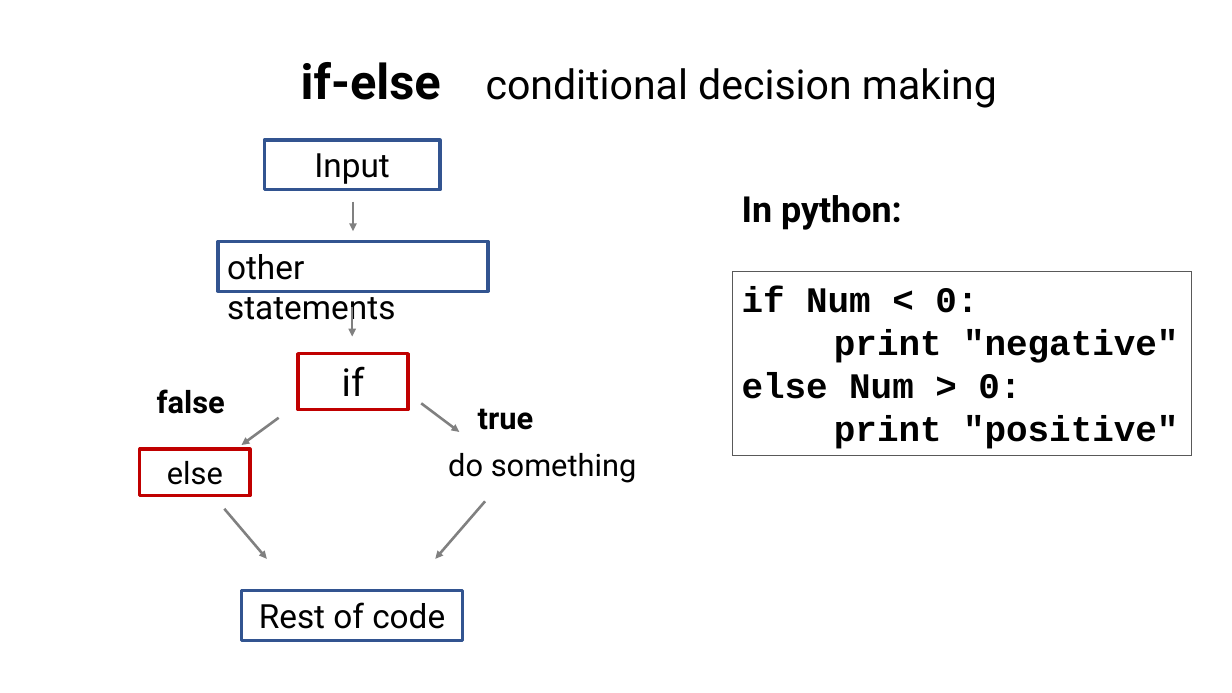
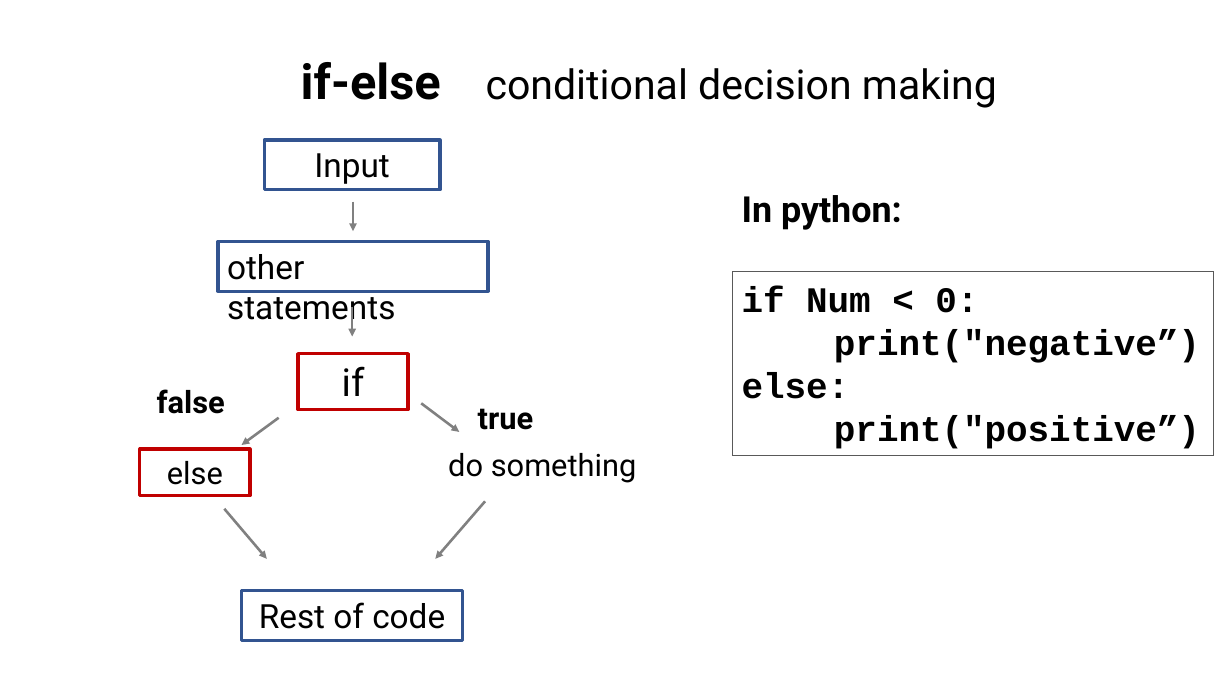
Before and after one commit to tparchman/F24_BIOL792, a slide deck: slide 12 of week7_pythonII/week7_python_chap9.pptx (slide 11 before the commit). Drawn at 1232x693 pixels with LibreOffice and Linux fonts; fonts in the diff are those of the drawing. Boxes give left, top, right and bottom in pixels: in the first picture for what was removed or moved away, otherwise in the second. Text is boxed around its words. In the diff, an @@ line names an element or a change of style, - is before the commit and + after.

```diff
--- a/week7_pythonII/week7_python_chap9.pptx
+++ b/week7_pythonII/week7_python_chap9.pptx
@@ rectangle "if Num < 0:": place and size @@
-rectangle "if Num < 0:" at (733, 272, 1192, 456)
+rectangle "if Num < 0:" at (733, 272, 1214, 456)
@@ text in rectangle at (742, 329, 1200, 449): text changed @@
-print "negative"
-else Num > 0:
-print "positive"
+print("negative”)
+else:
+print("positive”)
```
Also in this commit, not shown: 1 slide added.
